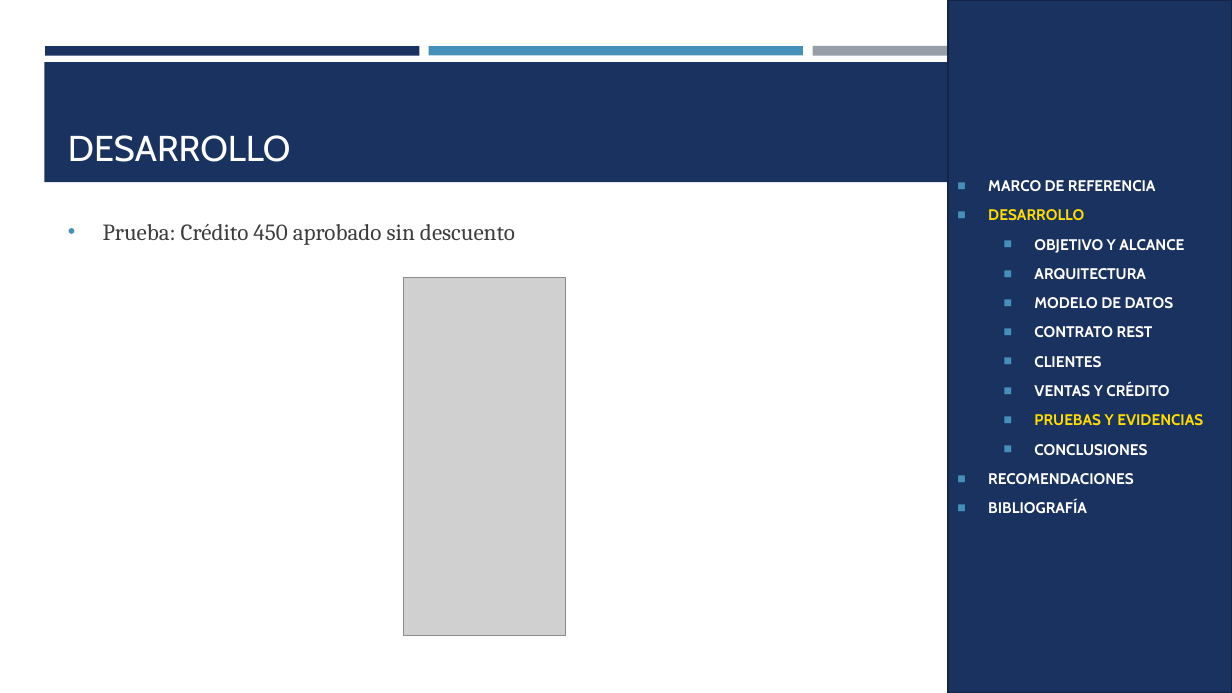
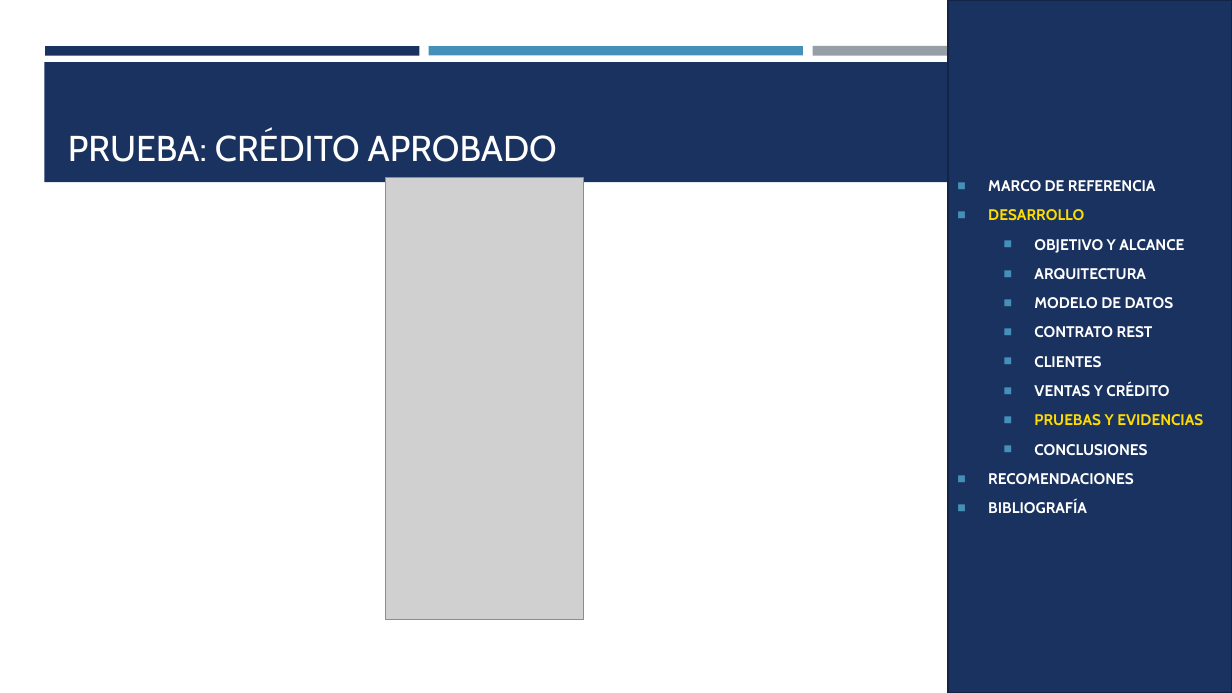
Before and after one commit to gamurigm/examen-arq-1, a slide deck: slide 32 of 05. DOCUMENTACION/02. PRESENTACION/PRESENTACION_CELULAR_BDDLOCAL_RESTFUL_DOTNET_GR09.pptx. Drawn at 1232x693 pixels with LibreOffice and Linux fonts; fonts in the diff are those of the drawing; grey boxes stand for pictures. Boxes give left, top, right and bottom in pixels: in the first picture for what was removed or moved away, otherwise in the second. Text is boxed around its words. In the diff, an @@ line names an element or a change of style, - is before the commit and + after.

```diff
--- a/05. DOCUMENTACION/02. PRESENTACION/PRESENTACION_CELULAR_BDDLOCAL_RESTFUL_DOTNET_GR09.pptx
+++ b/05. DOCUMENTACION/02. PRESENTACION/PRESENTACION_CELULAR_BDDLOCAL_RESTFUL_DOTNET_GR09.pptx
@@ title at (68, 131, 557, 162): text changed @@
-DESARROLLO
+PRUEBA: CRÉDITO APROBADO
@@ picture: place and size @@
-picture at (404, 277, 566, 636)
+picture at (385, 177, 584, 619)
@@ text removed at (103, 224, 515, 245) @@
-• Prueba: Crédito 450 aprobado sin descuento
```
Also in this commit, not shown: 13 other slides changed, 2 slides added, 11 other files.
